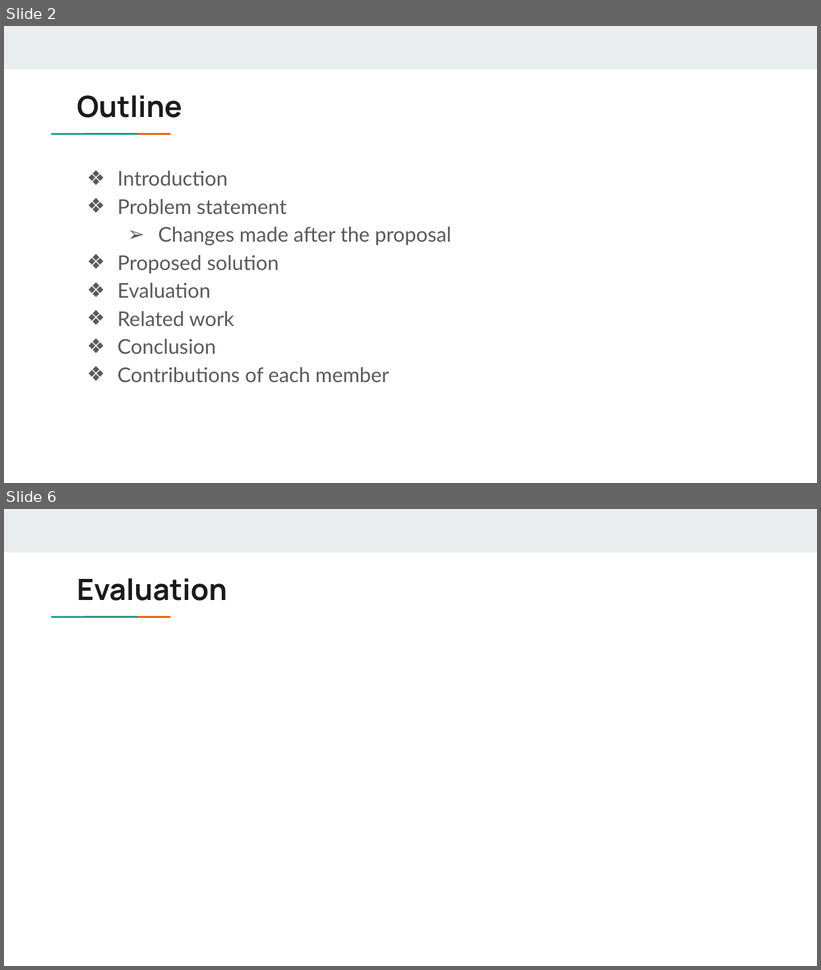
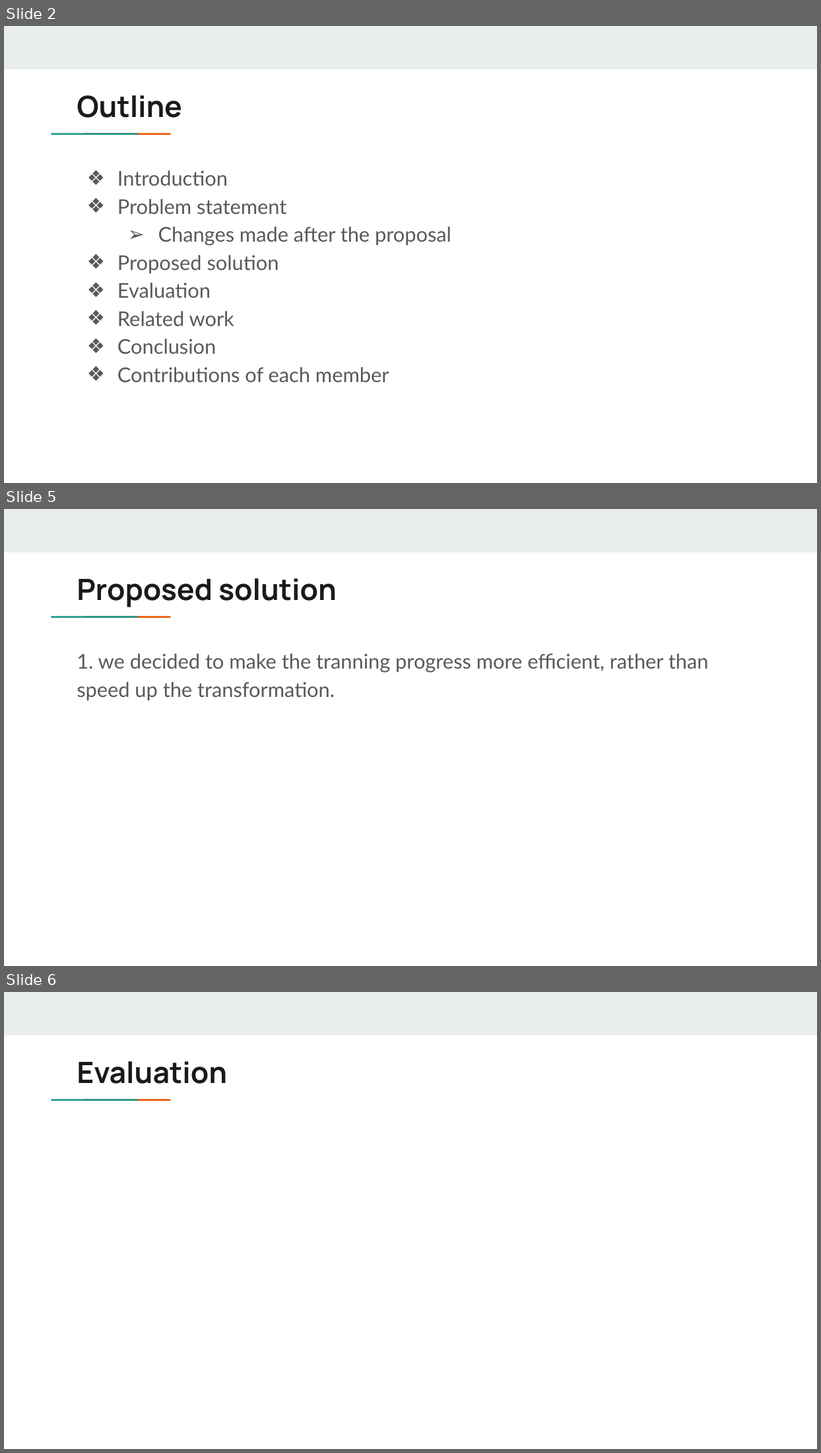
Before and after one commit to SunnerLi/FastChi, a slide deck: PP final project.pptx. Shown one above the other, each under a label of ours: slides 2 and 6 before the commit, slides 2, 5 and 6 after it; the slides between them are not shown. The pictures are 821x970 and 821x1453 pixels, drawn with LibreOffice and Linux fonts; fonts in the diff are those of the drawing. Boxes give left, top, right and bottom in pixels: in the first picture for what was removed or moved away, otherwise in the second. Text is boxed around its words. In the diff, an @@ line names an element or a change of style, - is before the commit and + after.

```diff
--- a/PP final project.pptx
+++ b/PP final project.pptx
@@ slide 5 added at (x1=4, y1=509, x2=817, y2=966), background #FFFFFF; not listed: 3 template elements that a slide beside it also shows @@
@@ title added at (x1=77, y1=578, x2=337, y2=607), 26 pt, text #1A1A1A, bold @@
+Proposed solution
@@ text added at (x1=77, y1=654, x2=709, y2=701), 18 pt, text #595959 @@
+1. we decided to make the tranning progress more efficient, rather than speed up the transformation.
```
Also in this commit, not shown: 1 slide changed, 3 other slides added, 4 slides removed, 2 other files.
